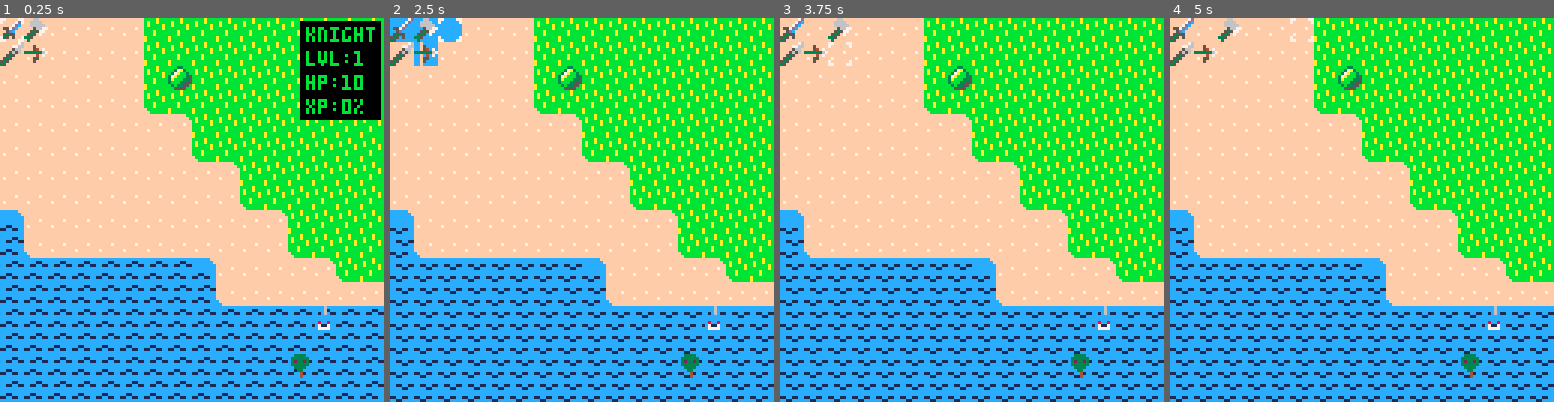
Above: before the commit, frames 1-4 (left to right).
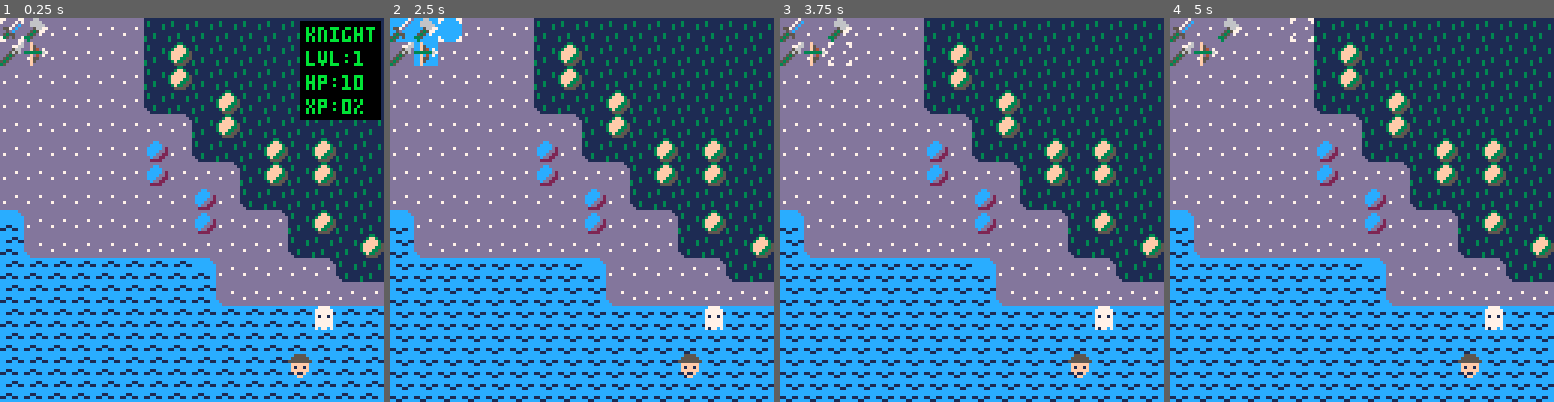
Above: after the commit, the same moments.

Repository: cstephen/PICO-8-Tactics
Game: PICO-8 cartridge tactics.p8
The game is run twice, just before and just after one commit, with the same random seed, the same clock (stepped at 60 frames per second) and the same inputs.
Inputs:
- Up to frame 1 (0.25 s): no input
- Up to frame 2 (2.5 s): tap X (X key) at 0.33, 1.07, 1.85 s; tap O (Z key) at 0.7, 1.7, 2.1 s; hold Right 1.6-2.1 s; hold Up 2.15-2.42 s; hold Right from 2.47 s (still down)
- Up to frame 3 (3.75 s): tap O (Z key) every 0.4 s from 2.5 to 3.7 s; tap X (X key) at 2.97 s; release Right at 3.03 s; hold Left 3.08-3.58 s; hold Down from 3.63 s (still down)
- Up to frame 4 (5 s): release Down at 3.97 s; hold Right 4.02-4.68 s; tap X (X key) at 4.08 s; tap O (Z key) at 4.1, 4.5, 4.9 s; hold Up from 4.73 s (still down)

The runs differ from the first frame. In frame 1, 60% of the frame differs, in the area x 0-100%, y 0-94%; in frame 2, 65%; in frame 3, 66%; in frame 4, 66%.

Commit message:
Experiments with Halloween graphics.

Diff:
--- a/tactics.p8
+++ b/tactics.p8
@@ -452,6 +452,8 @@
   if g_battleanimation != nil then
     battleanimate()
   end
+
+  --sspr(64, 32, 64, 64, 0, 0, 128, 128)
 end
 
 function processterrain()
@@ -1594,20 +1596,20 @@
 0000080000000000000000000000000000000800000000000000000000000000000000000000000000000000000000000000000000000000000000000000000000000000000000000000000000000000000000000000000000000000000000000000000000000000000000000000000000000000000000000000000000000000
 0000000000000000000000000000000000000000000000000000000000000000000000000000000000000000000000000000000000000000000000000000000000000000000000000000000000000000000000000000000000000000000000000000000000000000000000000000000000000000000000000000000000000000
 __map__
-cacacacacacacacacadcdcdcdcdcdcdcdcdcdcdcdcdcdcdce5e5e5e5e5e5e5e5e5e5e5e5e5e5e5e5e5e5e5e5e5e5e5e5e5e5e5e5e5e5e5e5e5e5e5e5e5e5e5e5e5e5e5e5e5e5e5e5e5e5e5e5e5e5e5e5e5e5e5e5e5eeeeeeeeeeeeeeeeeeeeeeeeeeeeeeeeeeeeeeeeeeeeeeeeeeeeeeeeeeeeeeeeeeeeeeeeeeeeeeeeeeeeee
-cacacacacacacacacadfdcdcdcdcdcdcdcdcdcdcdcdcdcdce5e5e5e5e5e5e5e5e5e5e5e5e5e5e5e5e5e5e5e5e5e5e5e5e5e5e5e5e5e5e5e5e5e5e5e5e5e5e5e5e5e5e5e5e5e5e5e5e5e5e5e5e5e5e5e5e5e5e5e5e5eeeeeeeeeeeeeeeeeeeeeeeeeeeeeeeeeeeeeeeeeeeeeeeeeeeeeeeeeeeeeeeeeeeeeeeeeeeeeeeeeeeeee
-cacacacacacacacacacad6dcdcdcdcdcdcdcdcdcdcdcdcdce580e5e5e5e5e5e5e5e5e5e5e5e5e5e5e5e5e5e5e5e5e5e5e5e5e5e5e5e5e5e5e5e5e5e5e5e5e5e5e5e5e5e5e5e5e5e5e5e5e5e5e5e5e5e5e5e5e5e5e5eeeeeeeeeeeeeeeeeeeeeeeeeeeeeeeeeeeeeeeeeeeeeeeeeeeeeeeeeeeeeeeeeeeeeeeeeeeeeeeeeeeeee
-cacacacacacacacacacacadfdcdcdcdcdcdcdcdcdcdcdcdce8e5e5e5e5e5e5e5e5e5e5e5e5e5e5e5e5e5e5e5e5e5e5e5e5e5e5e5e5e5e5e5e5e5e5e5e5e5e5e5e5e5e5e5e5e5e5e5e5e5e5e5e5e5e5e5e5e5e5e5e5eeeeeeeeeeeeeeeeeeeeeeeeeeeeeeeeeeeeeeeeeeeeeeeeeeeeeeeeeeeeeeeeeeeeeeeeeeeeeeeeeeeeee
-cacacacacacacacacacacacad6dcdcdcdcdcdcdcdcdcdcdcdce2e5e5e5e5e5e5e5e5e5e5e5e5e5e5e5e5e5e5e5e5e5e5e5e5e5e5e5e5e5e5e5e5e5e5e5e5e5e5e5e5e5e5e5e5e5e5e5e5e5e5e5e5e5e5e5e5e5e5e5eeeeeeeeeeeeeeeeeeeeeeeeeeeeeeeeeeeeeeeeeeeeeeeeeeeeeeeeeeeeeeeeeeeeeeeeeeeeeeeeeeeeee
-cacacacacacacacacacacacacadfdcdcdcdcdcdcdcdcdcdcdcdce8e5e5e5e5e5e5e5e5e5e5e5e5e5e5e5e5e5e5e5e5e5e5e5e5e5e5e5e5e5e5e5e5e5e5e5e5e5e5e5e5e5e5e5e5e5e5e5e5e5e5e5e5e5e5e5e5e5e5f1eeeeeeeeeeeeeeeeeeeeeeeeeeeeeeeeeeeeeeeeeeeeeeeeeeeeeeeeeeeeeeeeeeeeeeeeeeeeeeeeeeee
-c0c0c4cacacacacacacacacacacacad6dcdcdcdcdcdcdcdcdcdcdce2e5e5e5e5e5e5e5e5e5e5e5e5e5e5e5e5e5e5e5e5e5e5e5e5e5e5e5e5e5e5e5e5e5e5e5e5e5e5e5e5e5e5e5e5e5e5e5e5e5e5e5e5e5e5e5e5e5e5ebeeeeeeeeeeeeeeeeeeeeeeeeeeeeeeeeeeeeeeeeeeeeeeeeeeeeeeeeeeeeeeeeeeeeeeeeeeeeeeeeee
-c0c0c0d0cacacacacacacacacacacacadfdcdcdcdcdcdcdcdcdcdcdce8e5e5e5e5e5e5e5e5e5e5e5e5e5e5e5e5e5e5e5e5e5e5e5e5e5e5e5e5e5e5e5e5e5e5e5e5e5e5e5e5e5e5e5e5e5e5e5e5e5e5e5e5e5e5e5e5e5e5f1eeeeeeeeeeeeeeeeeeeeeeeeeeeeeeeeeeeeeeeeeeeeeeeeeeeeeeeeeeeeeeeeeeeeeeeeeeeeeeee
-c0c0c0c0c0c0c0c4cacacacacacacacacacad6dcdcdcdcdcdcdcdcdcdce2e5e5e5e5e5e5e5e5e5e5e5e5e5e5e5e5e5e5e5e5e5e5e5e5e5e5e5e5e5e5e5e5e5e5e5e5e5e5e5e5e5e5e5e5e5e5e5e5e5e5e5e5e5e5e5e5e5e5e5e5e5e5ebeeeeeeeeeeeeeeeeeeeeeeeeeeeeeeeeeeeeeeeeeeeeeeeeeeeeeeeeeeeeeeeeeeeeee
-c0c0c0c0c0c0c0c0d0cacacacacacacacacacadfdcdcdcdcdcdcdcdcdcdce8e5e5e5e5e5e5e5e5e5e5e5e5e5e5e5e5e5e5e5e5e5e5e5e5e5e5e5e5e5e5e5e5e5e5e5e5e5e5e5e5e5e5e5e5e5e5e5e5e5e5e5e5e5e5e5e5e5e5e5e5e5e5f1eeeeeeeeeeeeeeeeeeeeeeeeeeeeeeeeeeeeeeeeeeeeeeeeeeeeeeeeeeeeeeeeeeee
-c0c0c0c0c0c0c0c0c0c0c4cacacacacacacacacacacacacacacad6dcdcdcdce2e8e5e5e5e5e5e5e5e5e5e5e5e5e5e5e5e5e5e5e5e5e5e5e5e5e5e5e5e5e5e5e5e5e5e5e5e5e5e5e5e5e5e5e5e5e5e5e5e5e5e5e5e5e5e5e5e5e5e5e5e5e5e5e5e5e5ebeeeeeeeeeeeeeeeeeeeeeeeeeeeeeeeeeeeeeeeeeeeeeeeeeeeeeeeeee
-c0c0c0c0c0c0c0c0c0c0c0cacacacacacacacacacacacacacacacadfdcdcdcdcdcdcdcdcdce2e8e5e5e5e5e5e5e5e5e5e5e5e5e5e5e5e5e5e5e5e5e5e5e5e5e5e5e5e5e5e5e5e5e5e5e5e5e5e5e5e5e5e5e5e5e5e5e5e5e5e5e5e5e5e5e5e5e5e5e5e5f1eeeeeeeeeeeeeeeeeeeeeeeeeeeeeeeeeeeeeeeeeeeeeeeeeeeeeeee
-c0c0c0c0c0c0c0c0c0c0c0d0cacacacacacacacacacacacacacacacacacacacacacacacad6dfdcdcdcdce2e8e5e5e5e5e5e5e5e5e5e5e5e5e5e5e5e5e5e5e5e5e5e5e5e5e5e5e5e5e5e5e5e5e5e5e5e5e5e5e5e5e5e5e5e5e5e5e5e5e5e5e5e5e5e5e5e5e5e5e5e5e5e5e5e5e5e5e5e5e5e5e5e5ebf1eeeeeeeeeeeeeeeeeeee
-c0c0c0c0c0c0c0c0c0c0c0c0c0c0c4cacacacacacacacacacacacacacacacacacacacacacacacacacad6dfdce2e8e5e5e5e5e5e5e5e5e5e5e5e5e5e5e5e5e5e5e5e5e5e5e5e5e5e5e5e5e5e5e5e5e5e5e5e5e5e5e5e5e5e5e5e5e5e5e5e5e5e5e5e5e5e5e5e5e5e5e5e5e5e5e5e5e5e5e5e5e5e5e5e5e5e5e5e5e5e5e5e5e5e5
+cacacacacacacacacadcdcdcdcdcdcdcdcdcdcdcdcdcdcdce5e5e5e5e5e5e5e5e5e5e5e5e5e5e5e5e5e5e5e5e5e5e5e5e5e5e5e5e5e5e5e5e5e5e5e5e5e5e5e5e5e5e5e5e5e5e5e5e5e5e5e5e5e5e5e5e5e5e5e5e5e5e5e5e5e5e5e5e5e5e5e5e5eef5eef5eeeeeeeeeeeeeeeeeeeeeeeeeeeeeeeeeeeeeeeeeeeeeeeeeeeeee
+cacacacacacacacacadfdcdcdcdcdcdcdcdcdcdcdcdcdcdce5a0e5e5e5e5e5e5e5e5e5e5e5e5e5e5e5e5e5e5e5e5e5e5e5e5e5e5e5e5e5e5e5e5e5e5e5e5e5e5e5e5e5e5e5e5e5e5e5e5e5e5e5e5e5e5e5e5e5e5e5e5e5e5e5e5e5e5e5e5e5e5e5eeeeeeeeeeeeeef6eeeeeeeeeeeeeef6eeeeeeeeeeeeeeeeeeeeeeeeeeeeee
+cacacacacacacacacacad6dcdcdcdcdcdcdcdcdcdcdcdcdce5a0e5e5e5e5e5e5e5e5e5e5e5a0e5a0e5a0e5a0e5e5e5e5e5e5e5e5e5e5e5e5e5e5e5e5e5e5e5e5e5e5e5e5e5e5e5e5e5e5e5e5e5e5e5e5e5e5e5e5e5e5e5e5e5e5e5e5e5e5e5e5e5eef5eef5eeeef6f6f6eeeeeeeeeef6f6f6eeeeeeeeeeeeeeeeeeeeeeeeeeee
+cacacacacacacacacacacadfdcdcdcdcdcdcdcdcdcdcdcdce8e5e5a0e5e5e5e5e5e5e5e5e5e5e5a0e5a0e5a0e5e5e5e5e5e5e5e5e5e5e5e5e5e5e5e5e5e5e5e5e5e5e5e5e5e5e5e5e5e5e5e5e5e5e5e5e5e5e5e5e5e5e5e5e5e5e5e5e5e5e5e5e5eeeeeeeeeeeeeef6eeeeeef6eeeeeef6eeeeeeeeeeeeeeeeeeeeeeeeeeeeee
+cacacacacacacacacacacacad6dcdcdcdcdcdcdcdcdcdcdcdce2e5a0e5e5e5e5e5e5e5e5e5a0e5e5e5a0e5a0e5e5e5e5e5e5e5e5e5e5e5e5e5e5e5e5e5e5e5e5e5e5e5e5e5e5e5e5e5e5e5e5e5e5e5e5e5e5e5e5e5e5e5e5e5e5e5e5e5e5e5e5e5eef5eef5eeeeeeeeeeeef6f6f6eeeeeeeeeeeeeeeeeeeeeeeeeeeeeeeeeeee
+cacacacacacacacacacacacacadfdcdcdcdcdcdcdcdcdcdc81dce8e5e5a0e5a0e5e5e5e5e5a0e5a0e5e5e5a0e5e5e5e5e5e5e5e5e5e5e5e5e5e5e5e5e5e5e5e5e5e5e5e5e5e5e5e5e5e5e5e5e5e5e5e5e5e5e5e5e5e5e5e5e5e5e5e5e5e5e5e5e5eeeeeeeeeeeeeeeeeef6f6f6f6f6eeeeeeeeeeeeeeeeeeeeeeeeeeeeeeeeee
+c0c0c4cacacacacacacacacacacacad6dcdcdcdcdcdcdcdc81dcdce2e5a0e5a0e5e5e5e5e5a0e5a0e5a0e5e5e5e5e5e5e5e5e5e5e5e5e5e5e5e5e5e5e5e5e5e5e5e5e5e5e5e5e5e5e5e5e5e5e5e5e5e5e5e5e5e5e5e5e5e5e5e5e5e5e5e5e5e5e5eef5eef5eeeeeeeeeeeef6f6f6eeeeeeeeeeeeeeeeeeeeeeeeeeeeeeeeeeee
+c0c0c0d0cacacacacacacacacacacacadfdcdcdcdcdcdcdcdcdc81dce8e5e5e5e5e5e5e5e5a0e5a0e5a0e5a0e5e5e5e5e5e5e5e5e5e5e5e5e5e5e5e5e5e5e5e5e5e5e5e5e5e5e5e5e5e5e5e5e5e5e5e5e5e5e5e5e5e5e5e5e5e5e5e5e5e5e5e5e5eeeeeeeeeeeeeef6eeeeeef6eeeeeef6eeeeeeeeeeeeeeeeeeeeeeeeeeeeee
+c0c0c0c0c0c0c0c4cacacacacacacacacacad6dcdcdcdcdcdcdc81dcdce2e5a0e5e5e5e5e5e5e5e5e5e5e5e5e5e5e5e5e5e5e5e5e5e5e5e5e5e5e5e5e5e5e5e5e5e5e5e5e5e5e5e5e5e5e5e5e5e5e5e5e5e5e5e5e5e5e5e5e5e5e5e5e5e5e5e5e5eef5eef5eeeef6f6f6eeeeeeeeeef6f6f6eeeeeeeeeeeeeeeeeeeeeeeeeeee
+c0c0c0c0c0c0c0c0d0cacacacacacacacacacadfdcdcdcdcdcdcdcdcdcdce8e5e5a0a0a0a0a0e5e5e5e5e5e5e5e5e5e5e5e5e5e5e5e5e5e5e5e5e5e5e5e5e5e5e5e5e5e5e5e5e5e5e5e5e5e5e5e5e5e5e5e5e5e5e5e5e5e5e5e5e5e5e5e5e5e5e5eeeeeeeeeeeeeef6eeeeeeeeeeeeeef6eeeeeeeeeeeeeeeeeeeeeeeeeeeeee
+c0c0c0c0c0c0c0c0c0c0c4cacacacacacacacacacacacacacacad6dcdcdcdce2e8e5e5e5e5e5e5a0a0a0a0e5e5e5e5e5e5e5e5e5e5e5e5e5e5e5e5e5e5e5e5e5e5e5e5e5e5e5e5e5e5e5e5e5e5e5e5e5e5e5e5e5e5e5e5e5e5e5e5e5e5e5e5e5e5eef5eef5eeeeeeeeeeeeeeeeeeeeeeeeeeeeeeeeeeeeeeeeeeeeeeeeeeeeee
+c0c0c0c0c0c0c0c0c0c0c0cacacacacacacacacacacacacacacacadfdcdcdcdcdcdcdcdcdce2e8e5e5e5e5e5a0e5e5e5e5e5e5e5e5e5e5e5e5e5e5e5e5e5e5e5e5e5e5e5e5e5e5e5e5e5e5e5e5e5e5e5e5e5e5e5e5e5e5e5e5e5e5e5e5e5e5e5e5f0eeeeeeeeeeeeeeeeeeeeeeeeeeeeeeeeeeeeeeeeeeeeeeeeeeeeeeeeeeee
+c0c0c0c0c0c0c0c0c0c0c0d0cacacacacacacacacacacacacacacacacacacacacacacacad6dfdcdcdcdce2e8e5e5a0a0e5e5e5e5e5e5e5e5e5e5e5e5e5e5e5e5e5e5e5e5e5e5e5e5e5e5e5e5e5e5e5e5e5e5e5e5e5e5e5e5e5e5e5e5e5e5e5e5e5e5e5e5e5e5e5e5e5e5e5e5e5e5e5e5e5e5e5e5ebe5e5e5e5e5e5e5e5e5e5e5
+c0c0c0c0c0c0c0c0c0c0c0c0c0c0c4cacacacacacacacacacacacacacacacacacacacacacacacacacad6dfdce2e8e5e5e5a0a0a0a0a0a0e5e5e5e5e5e5e5e5e5e5e5e5e5e5e5e5e5e5e5e5e5e5e5e5e5e5e5e5e5e5e5e5e5e5e5e5e5e5e5e5e5e5e5e5e5e5e5e5e5e5e5e5e5e5e5e5e5e5e5e5e5e5e5e5e5e5e5e5e5e5e5e5e5
 c0c0c0c0c0c0c0c0c0c0c0c0c0c0c0cacacacacacacacacacacacacacacacacacacacacacacacacacacacad6dfdcdce2e8e5e5e5e5e5e5e5e5e5e5e5e9e1dcdcdcdcdcdcdcdce2e8e5e5e5e5e5e5e5e5e5e5e5e5e5e5e5e5e5e5e5e5e5e5e5e5e5e5e5e5e5e5e5e5e5e5e5e5e5e5e5e5e5e5e5e5e5e5e5e5e5e5e5e5e5e5e5e5
 c0c0c0c0c0c0c0c0c0c0c0c0c0c0c0cacacacacacacacacacacacacacacacacacacacacacacacacacacacacacacad6dfdcdcdcdcdcdcdcf3f3f3f3dcdce0d4cacacacacacad6dfdcdcdce2e8e5e5e5e5e5e5e5e5e5e5e5e5e5e5e5e5e5e5e5e5e5e5e5e5e5e5e5e5e5e5e5e5e5e5e5e5e5e5e5e5e5e5e5e5e5e5e5e5e5e5e5e5
 c0c0c0c0c0c0c0c0c0c0c0c0c0c0c8cacacacacacacacacacacacacacacacacacacacacacacacacacacacacacacacacacacacacacacacaf3f3f3f3cacacacacacacacacacacacacacad6dfdce2e8e5e5e5e5e5e5e5e5e5e5e5e5e5e5e5e5e5e5e5e5e5e5e5e5e5e5e5e5e5e5e5e5e5e5e5e5e5e5e5e5e5e5e5e5e5e5e5e5e5e5
Not shown, changed: 88 lines of the sprite sheet (__gfx__) section of tactics.p8
